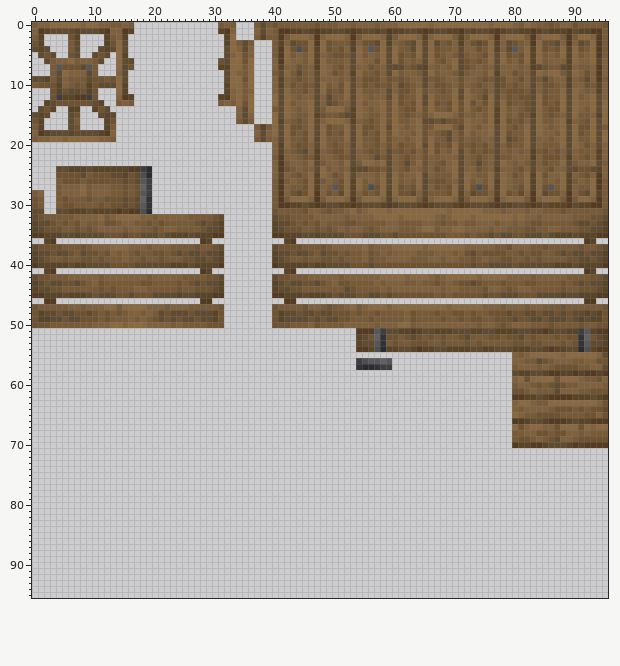
A sprite sheet gets an edit: src/assets/gauntlet/textures/decoration/transport/horse_cart.png. The first picture shows the starting point.
The file is 96x96 pixels. Colours within 5 levels of each other are drawn and written as one.
Once edited:
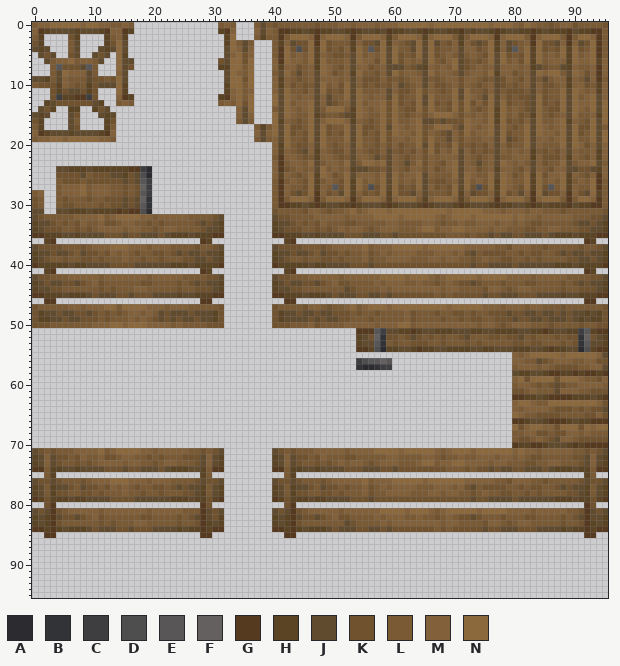
Palette (. is transparent): A #2b2b30  B #323337  C #3e3e41  D #4e4e4f  E #585656  F #646060  G #553a1f  H #5a4424  J #614b2e  K #70522e  L #7a5a34  M #82613a  N #8c693d
Commit: Extra texture on inverted cube
Edits made:
@@ x 0..95 @@
 70 ................................................................................GHHGGHJJJHGHGGGG
-71 ................................................................................................
-72 ................................................................................................
-73 ................................................................................................
-74 ................................................................................................
-75 ................................................................................................
-76 ................................................................................................
-77 ................................................................................................
-78 ................................................................................................
-79 ................................................................................................
-80 ................................................................................................
-81 ................................................................................................
-82 ................................................................................................
-83 ................................................................................................
-84 ................................................................................................
-85 ................................................................................................
+71 JKLKLLLMMMMNLMNNNNMMLMMMMMLLKLKJ........JKLKLLLMMMMMLMMMMNNNNMNNNNNMLMNNNMNNNNNNMNMMLMMMMMLLKLKJ
+72 HJMJKKLKMLLMKKLMMLLKLKLLLKKKJMJH........HJMJKKLKMLLLKKLLLLLMMLLLLMMLKLLMLLMMMLMMLMLKKLLLLLKKJMJH
+73 HJMJKLLKLKLMMMMLMMLLKLMMLLLKJMJH........HJMJKLLKLKLMLMMLKLMMMLLLMNNLMMNNMMMMLMMLLLKKLLMMLLLKJMJH
+74 GGLHHJJHJJJJKKKJKKJJJKJHHHJJHLGG........GGLHHJJHJJJJKKKJJJKKJKKKKKKKKLLLKLKKJKJJKKJJJKJHHHJHHLGG
+75 ..LH........................HL............LH................................................HL..
+76 JKKJKLLLKLMMMNNNMMMLMMMLLLLKJKKJ........JKKJKLLLKLMMMMMNLMMMNNNNNMNNNNNNMMMMMLLKMMMLLKLLLLLKJKKJ
+77 HJLHJJKLJKKLKMLMLKLLKKLKJKJJHLJH........HJLHJJKLJKKLKLLMKLMLMMMMLLLMMMLMKJLKKKKLLKLKKLLKJKJJHLJH
+78 HJLHKKLLKKLKLLLMLLKLLKLLLKKJHLJH........HJLHKKLLKKLKLLLMKLLMMMMLLLMMLMMLLKLMLLKKLLKLKLLLLKKJHLJH
+79 GHKHHHJHHJJJJKKKKJJJJJJHHHJHHKHG........GHKHHHJHHJJJJKKKJKKKKKKKKKKKKKKKKJKKJJJJKJJJJJJHHHJHHKHG
+80 ..KG........................GK............KG................................................GK..
+81 JKJGKLMMMMMLMMMMMMMLMMMMMLLLGJKJ........JKJGKLMMMMMLMMMMMMNNNNMNNNMLMNNNNNMNNNNMMMMLMMMMMLLKGJKJ
+82 HJHGJKKJKLMKLLLLLLKKLLLLKLKJGJKH........HJHGJKKJKLMKKLLLLMLMMMLLMLLKLMLKKJKLLLKLLLKKLLLLKLKJGJJH
+83 HJHGKLLLLLLKLKLLLMMLLLLLKLLKGHJH........HJHGKLLLLLLLJKLLLLMLMMMMMMMMLMMLLLLKMMLKLMMLLLLLKLLKGHJH
+84 GGHGHJHHHJKJJJKKJKKKJJJJHJHHGHGG........GGHGHJHHHJKJJJKKJJKJKKKKKKKLKLKKKKKJKKJJJKKKJJJJHJHHGHGG
+85 ..GG........................GG............GG................................................GG..
 86 ................................................................................................
